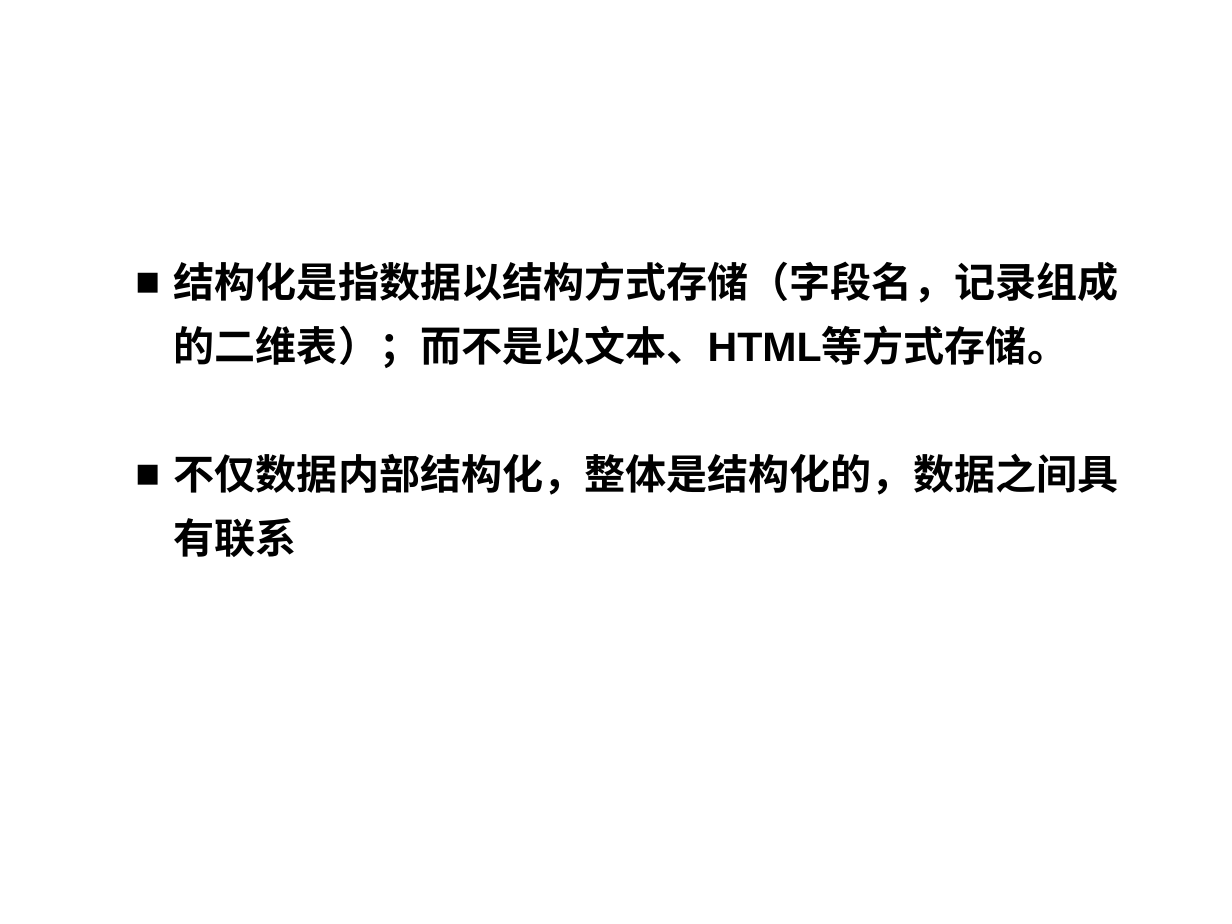
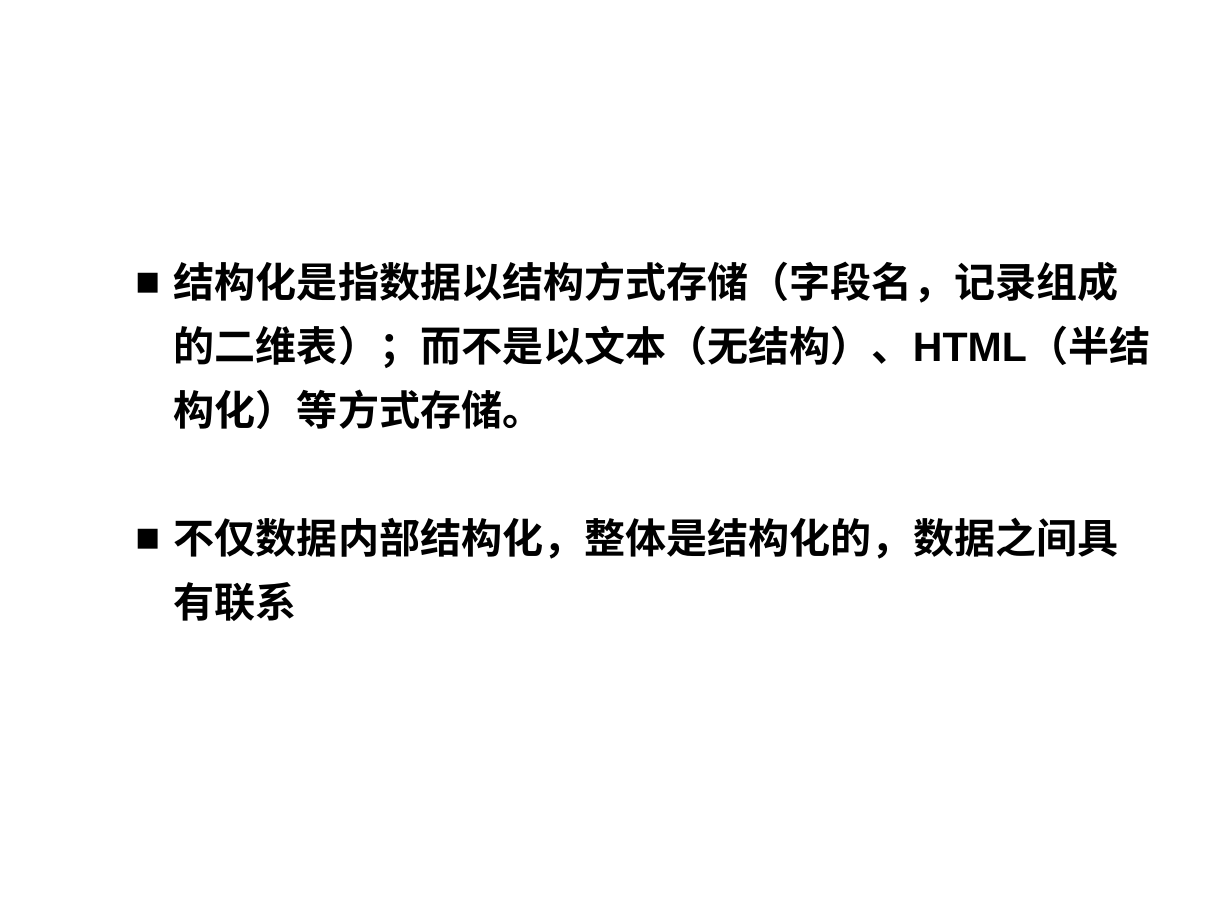
Before and after one commit to HBU/DataBase, a slide deck: slide 31 of PPT/DB第01章.ppt. Drawn at 1232x924 pixels with LibreOffice and Linux fonts; fonts in the diff are those of the drawing; background and template pictures are left out. Boxes give left, top, right and bottom in pixels: in the first picture for what was removed or moved away, otherwise in the second. Text is boxed around its words. In the diff, an @@ line names an element or a change of style, - is before the commit and + after.

```diff
--- a/PPT/DB第01章.ppt
+++ b/PPT/DB第01章.ppt
@@ text at box(174, 261, 1150, 429): text changed @@
-  ■ 结构化是指数据以结构方式存储（字段名，记录组成的二维表）；而不是以文本、HTML等方式存储。
+  ■ 结构化是指数据以结构方式存储（字段名，记录组成的二维表）；而不是以文本（无结构）、HTML（半结构化）等方式存储。
```
Also in this commit, not shown: 13 other slides changed.
